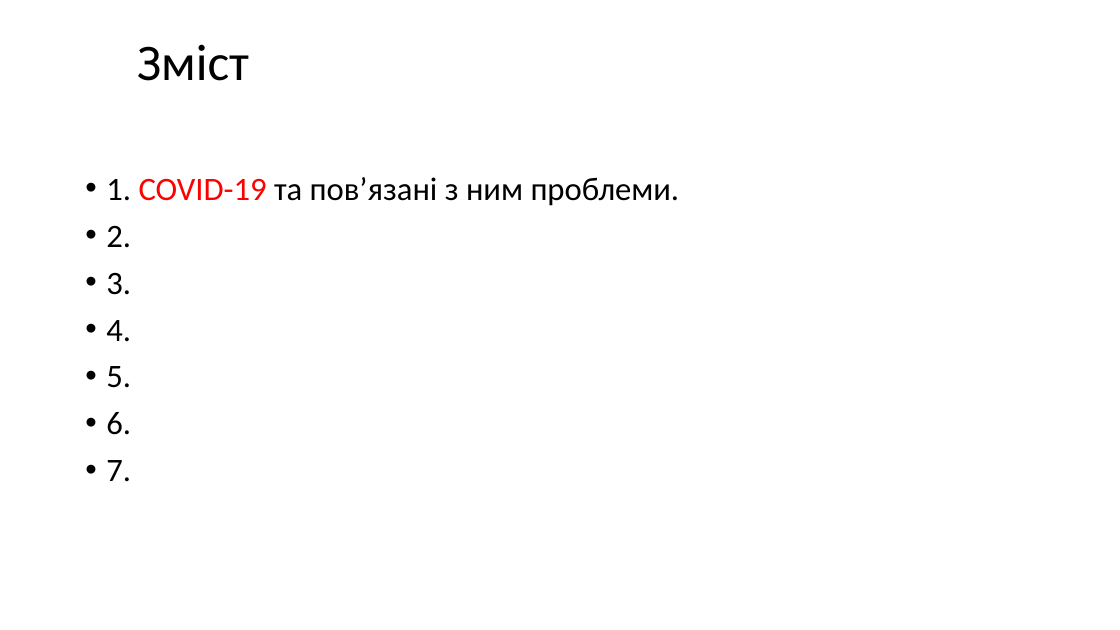
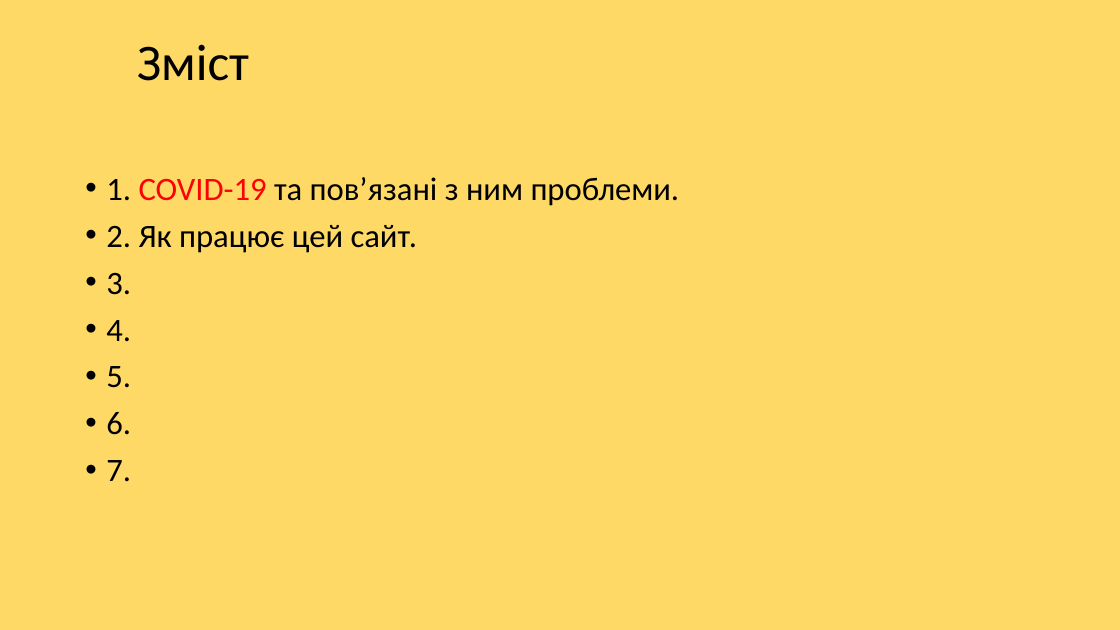
Before and after one commit to gr-robotix/timetable, a slide deck: slide 2 of doc/Презентація.pptx. Drawn at 1120x630 pixels with LibreOffice and Linux fonts; fonts in the diff are those of the drawing. Boxes give left, top, right and bottom in pixels: in the first picture for what was removed or moved away, otherwise in the second. Text is boxed around its words. In the diff, an @@ line names an element or a change of style, - is before the commit and + after.

```diff
--- a/doc/Презентація.pptx
+++ b/doc/Презентація.pptx
@@ background #FFFFFF to #FFD966 @@
@@ text at <box>106,225,418,253</box>: text changed @@
-• 2.
+• 2. Як працює цей сайт.
```
Also in this commit, not shown: 2 other slides changed, 3 slides added.
